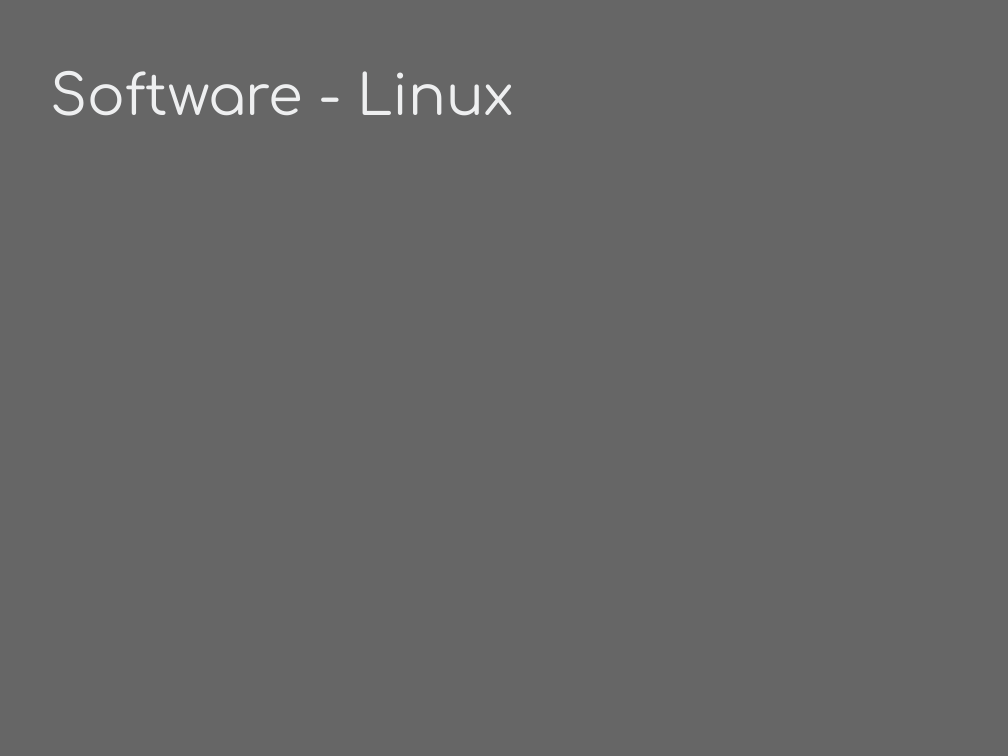
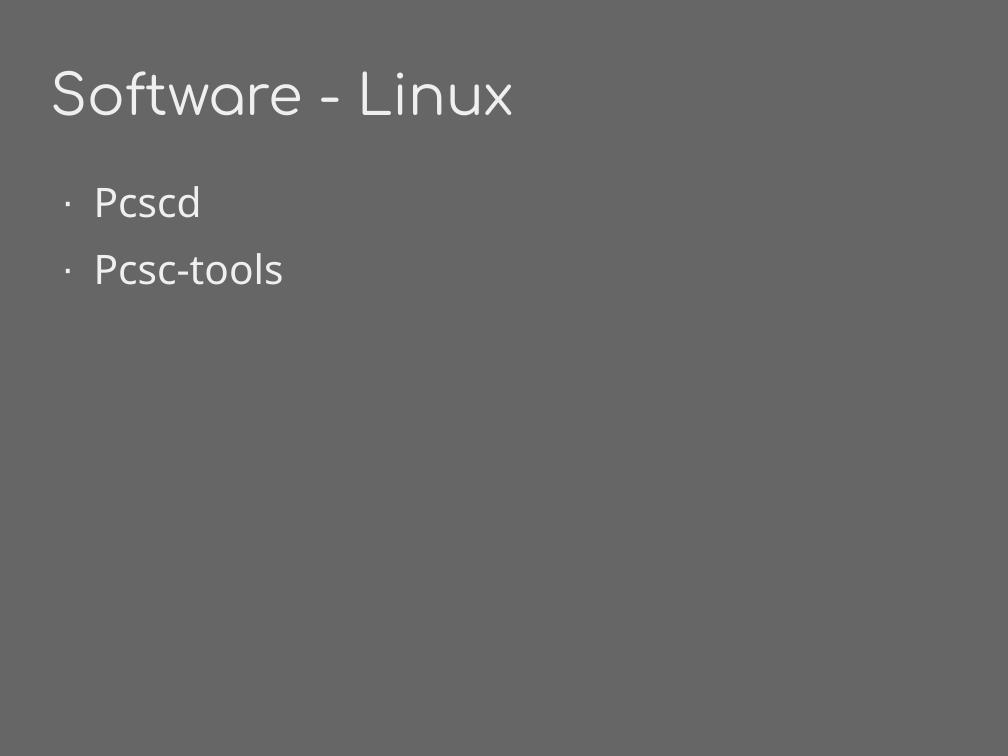
Before and after one commit to phyushin/Breaking_Badge, a slide deck: slide 9 of presentation/sle4442.odp (slide 8 before the commit). Drawn at 1008x756 pixels with LibreOffice and Linux fonts; fonts in the diff are those of the drawing. Boxes give left, top, right and bottom in pixels: in the first picture for what was removed or moved away, otherwise in the second. Text is boxed around its words. In the diff, an @@ line names an element or a change of style, - is before the commit and + after.

```diff
--- a/presentation/sle4442.odp
+++ b/presentation/sle4442.odp
@@ text added at (94,186,284,285), 32 pt, text #EEEFF0 @@
+· Pcscd
+· Pcsc-tools
```
Also in this commit, not shown: 5 other slides changed, 8 slides added, 7 slides removed.
